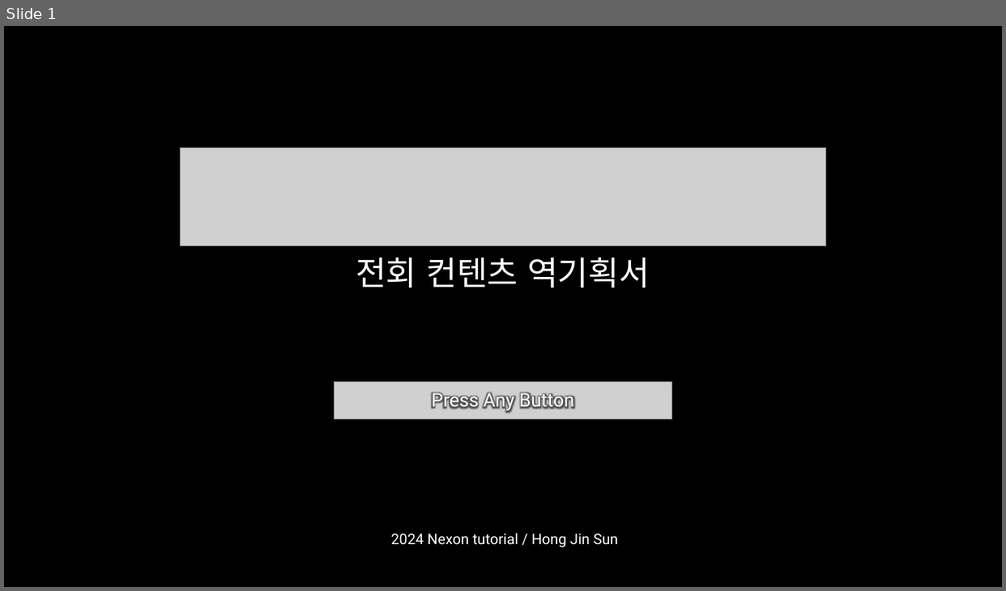
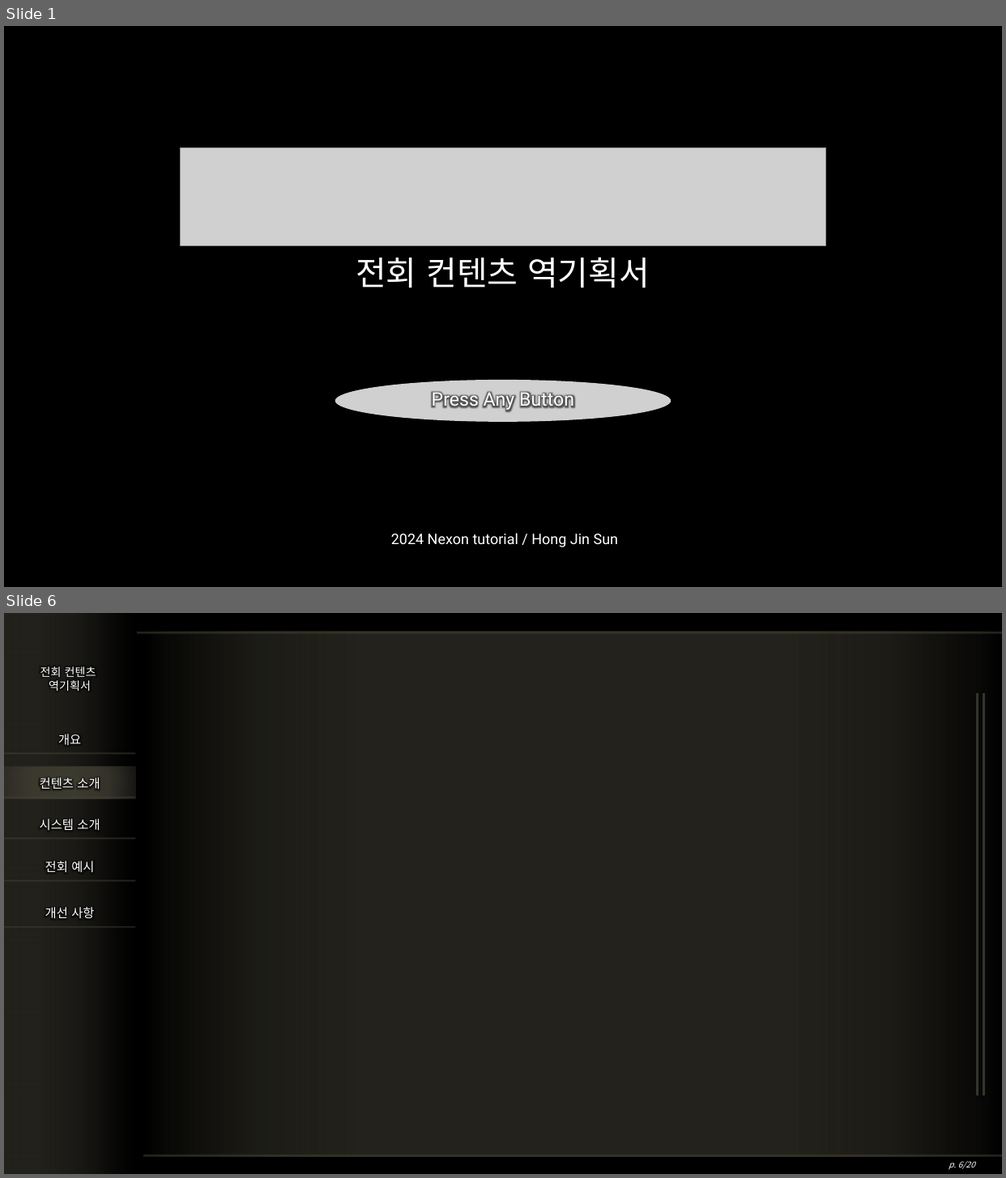
Before and after one commit to hjs0913/GameDesign, a slide deck: 엘든링 역기획서/엘든링_전회컨텐츠_역기획서.pptx. Shown one above the other, each under a label of ours: slide 1 before the commit, slides 1 and 6 after it; the slides between them are not shown. The pictures are 1006x591 and 1006x1178 pixels, drawn with LibreOffice and Linux fonts; fonts in the diff are those of the drawing; grey boxes stand for pictures; background and template pictures are left out. Boxes give left, top, right and bottom in pixels: in the first picture for what was removed or moved away, otherwise in the second. Text is boxed around its words. In the diff, an @@ line names an element or a change of style, - is before the commit and + after.

```diff
--- a/엘든링 역기획서/엘든링_전회컨텐츠_역기획서.pptx
+++ b/엘든링 역기획서/엘든링_전회컨텐츠_역기획서.pptx
@@ slide 6 added at <box>4,613,1002,1174</box>, background #000000 @@
@@ rectangle added at <box>4,613,134,1174</box>, fill gradient #22211C @@
@@ line added from (138, 632) to (1002, 632), #464437 2.25 pt @@
@@ rectangle added at <box>143,632,1002,1158</box>, fill gradient #464437 to #474438 to #48443A to #484439 @@
@@ text added at <box>40,666,96,691</box>, 11 pt, text #FFFFFF @@
+전회 컨텐츠
+역기획서
@@ line added from (978, 1096) to (978, 694), #33332B 2.25 pt @@
@@ line added from (984, 1096) to (984, 694), #33332B 2.25 pt @@
@@ text added at <box>58,734,81,745</box>, 12 pt, text #FFFFFF @@
+개요
@@ line added from (4, 754) to (136, 754), #464437 1.5 pt @@
@@ rectangle added at <box>4,766,136,798</box>, fill gradient #464437 to #48443A @@
@@ text added at <box>40,777,100,789</box>, 12 pt, text #FFFFFF @@
+컨텐츠 소개
@@ line added from (4, 797) to (136, 797), #464437 1.5 pt @@
@@ text added at <box>40,819,100,830</box>, 12 pt, text #FFFFFF @@
+시스템 소개
@@ line added from (4, 838) to (136, 838), #464437 1.5 pt @@
@@ text added at <box>45,861,94,872</box>, 12 pt, text #FFFFFF @@
+전회 예시
@@ line added from (4, 881) to (136, 881), #464437 1.5 pt @@
@@ line added from (4, 927) to (136, 927), #464437 1.5 pt @@
@@ text added at <box>45,907,94,918</box>, 12 pt, text #FFFFFF @@
+개선 사항
@@ line added from (143, 1156) to (1002, 1156), #464437 2.25 pt @@
@@ page number added at <box>948,1161,975,1170</box>, 8 pt, text #FFFFFF, italic @@
+p. 6/20
@@ slide 1 changed as well @@
@@ picture: place and size @@
-picture at <box>334,382,672,419</box>
+picture at <box>335,380,671,422</box>
```
Also in this commit, not shown: 1 other slide changed, 7 other slides added, 3 slides removed, 2 other files.
